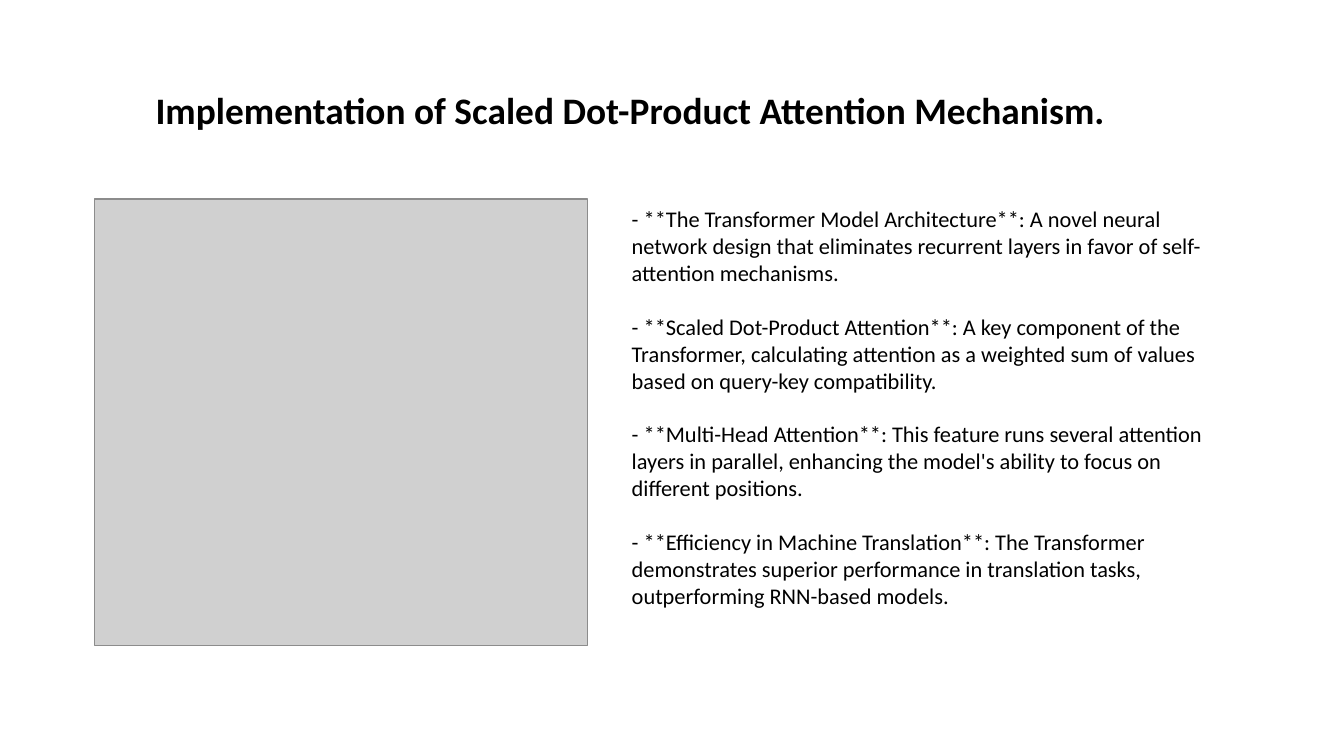
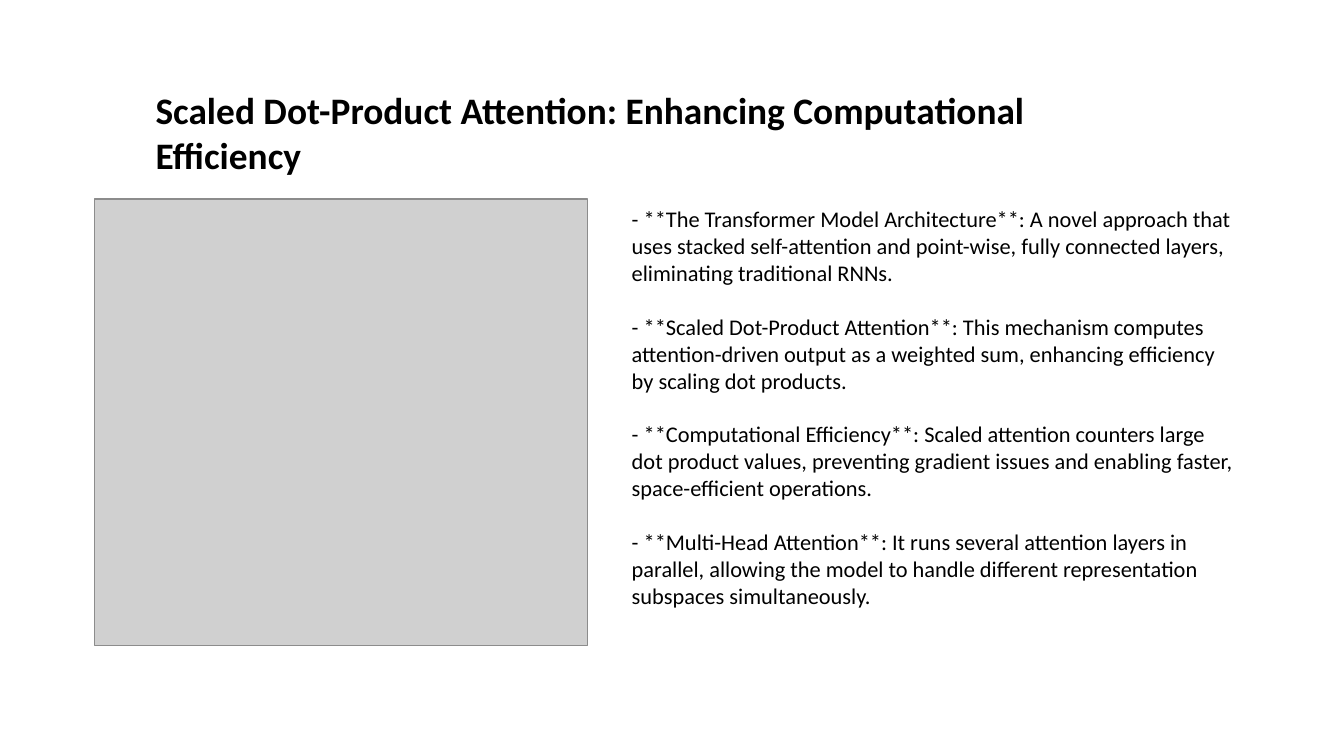
Before and after one commit to Jessie-ZhaoXi/dsa4213-ppt-generator, a slide deck: slide 5 of my_ppts/attention_mode1.pptx (slide 6 before the commit). Drawn at 1344x756 pixels with LibreOffice and Linux fonts; fonts in the diff are those of the drawing; grey boxes stand for pictures; background and template pictures are left out. Boxes give left, top, right and bottom in pixels: in the first picture for what was removed or moved away, otherwise in the second. Text is boxed around its words. In the diff, an @@ line names an element or a change of style, - is before the commit and + after.

```diff
--- a/my_ppts/attention_mode1.pptx
+++ b/my_ppts/attention_mode1.pptx
@@ text at (156,97,1024,175): text changed @@
-Implementation of Scaled Dot-Product Attention Mechanism.
+Scaled Dot-Product Attention: Enhancing Computational Efficiency
@@ text at (632,211,1232,608): text changed @@
-- **The Transformer Model Architecture**: A novel neural network design that eliminates recurrent layers in favor of self-attention mechanisms.
-- **Scaled Dot-Product Attention**: A key component of the Transformer, calculating attention as a weighted sum of values based on query-key compatibility.
-- **Multi-Head Attention**: This feature runs several attention layers in parallel, enhancing the model's ability to focus on different positions.
-- **Efficiency in Machine Translation**: The Transformer demonstrates superior performance in translation tasks, outperforming RNN-based models.
+- **The Transformer Model Architecture**: A novel approach that uses stacked self-attention and point-wise, fully connected layers, eliminating traditional RNNs.
+- **Scaled Dot-Product Attention**: This mechanism computes attention-driven output as a weighted sum, enhancing efficiency by scaling dot products.
+- **Computational Efficiency**: Scaled attention counters large dot product values, preventing gradient issues and enabling faster, space-efficient operations.
+- **Multi-Head Attention**: It runs several attention layers in parallel, allowing the model to handle different representation subspaces simultaneously.
```
Also in this commit, not shown: 5 other slides changed, 2 slides added, 7 slides removed, 31 other files.
